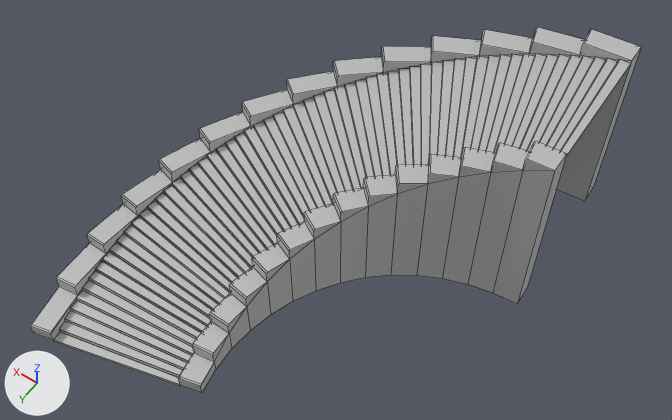
The FBX model Assets/GA/Vertumne/Escaliers/Escalier.fbx as it was, and as the next commit left it.
Both versions are drawn from a 50 mm lens placed at (50.14, 19.64, 13.5), pointed at (52.94, 15.71, 7.33). The axes (+X, +Y, +Z) are drawn at lower left. The lights are the same throughout. Mesh edges are drawn as thin lines. Where no turn or scale is listed for an object, it has been applied to the vertices.

Objects in the first picture: 'Stairs_1_low'.
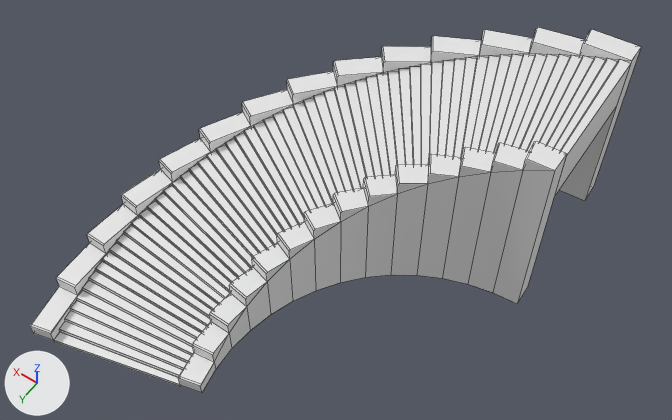
The newer file is also turned or shifted as a whole; pictures and numbers use the older file's frame.

Location of each change, [x1, y1, x2, y2] in pixels of the pictures (672 x 420 px):
part 1 of me_mesh, added: after [554, 65, 630, 197]
part 2 of me_mesh, recoloured (grey to white): [30, 27, 641, 393] in both

The change, as a list of edits to the scene's bpy script:
```text
Change me_mesh:
    used by ob_stairs_1_low; location = (53.08, 15.668, 6.53)
    verts and faces of me_mesh; kept vertices keep their numbers, new ones are numbered from 708
    before: 116 (-1.64, -1.94, 1.77) at pixel (630, 63), 117 (-1.67, -0.74, 1.77) at pixel (566, 156)
    remove me_mesh.from_pydata(...)  # 708 vertices, 437 faces; spans x -1.68..1.68, y -2.14..2.14, z -0.03..1.8
    add me_mesh.from_pydata(...)  # 710 vertices, 438 faces; spans x -1.68..1.68, y -2.14..2.14, z -0.03..1.8
    me_mesh part 1
    add verts[708] = (-1.64, -1.94, 1.28)  # pixel (616, 106)
    add verts[709] = (-1.67, -0.74, 1.28)  # pixel (553, 197)
    add faces += [(116, 117, 709, 708)]
    me_mesh part 2: 437 faces spanning x -1.68..1.68, y -2.14..2.14, z -0.03..1.8 switch from mat_lambert2 (grey #bcbcbc) to no material
```
